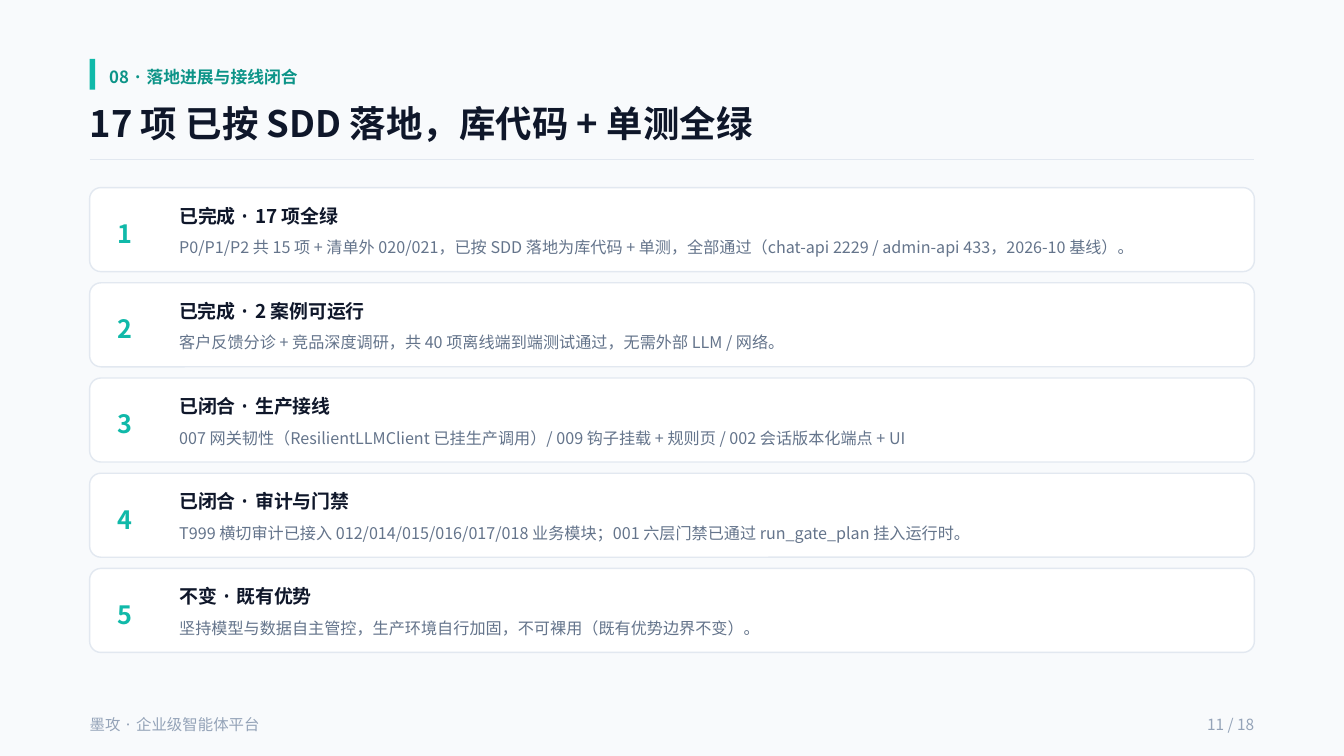
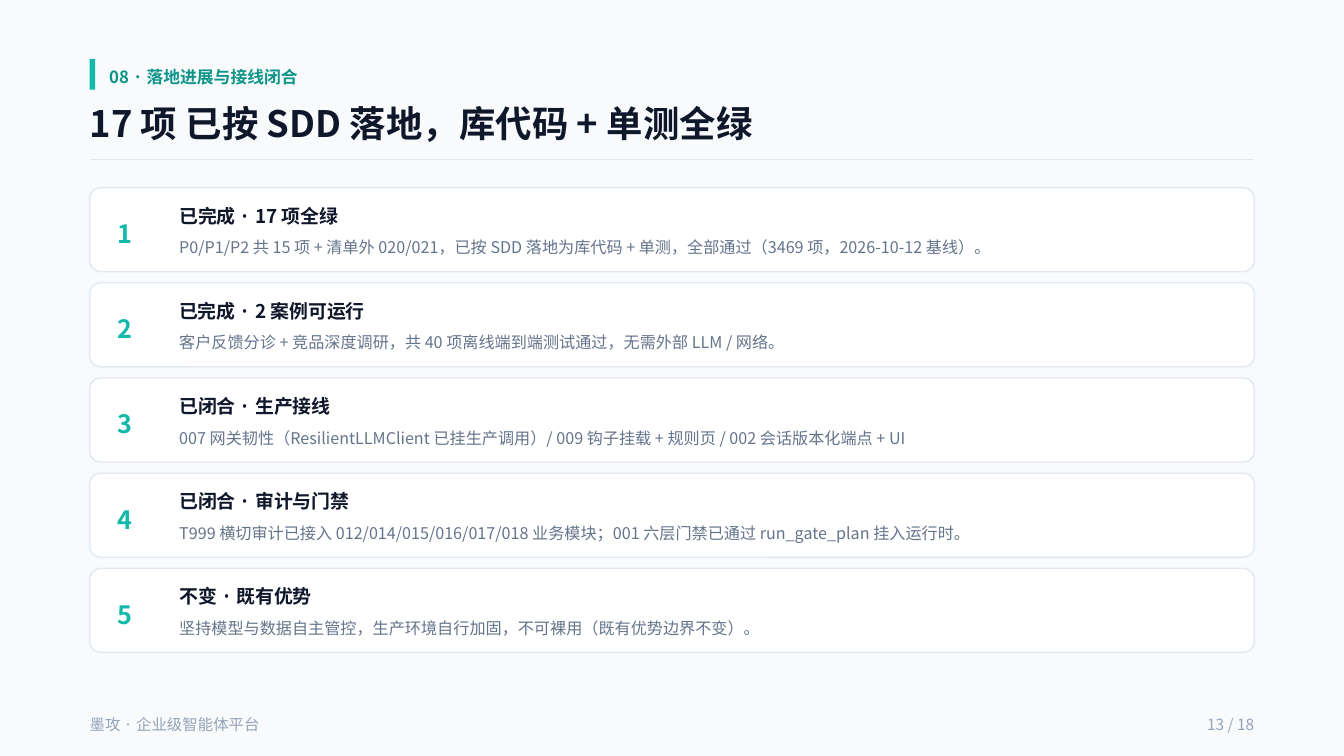
Before and after one commit to cooper2006/mogo, a slide deck: slide 13 of docs/intro-v4.pptx. Drawn at 1344x756 pixels with LibreOffice and Linux fonts; fonts in the diff are those of the drawing. Boxes give left, top, right and bottom in pixels: in the first picture for what was removed or moved away, otherwise in the second. Text is boxed around its words. In the diff, an @@ line names an element or a change of style, - is before the commit and + after.

Commit message:
docs: 按最近提交刷新 README 与 intro-v4.pptx
## 依据
v0.2.1 已发布、022–026 质量加固特性（26 specs / tasks 852 项）、ARM 回归
3469 项 0 失败（chat-api 2583 / admin-api 863 / document-parser 23）、TLS 默认。

## README（中英同步）
修正服务数口径——这是本轮查出的实质错误，三处文档三个数都不一样（英文 13、
中文「多服务」、PPT 12）。实际口径：compose 有 16 个服务定义，但
`dsh-runtime-host` 带 `profiles: [single-host]`（默认不部署）、`bootstrap` 是
一次性引导且已退出 → **默认运行 14 个服务**（`docker ps` 实测 14 个容器）。
现统一改为 14。

## intro-v4.pptx（18 页 / 29 处）
- 封面 `2026-10 ·` → `2026-10-13 · v0.2.1 已发布`
- 第 4/5 页 「一键 12 服务」→ 14 服务
- 第 6 页 `specs / 21 个特性（17 份 tasks.md / 354 项）` → 26 / 26 / 852
- 第 7 页 Spec 清单：标题与三项计数同步改；「003–006 不补 tasks.md」改为
  「已于 2026-10-11 补齐（141 项）」；落地审计框补 022–026（覆盖 QF 审计
  283 项 P0/P1）
- 第 13 页测试基线 `2229/433` → 3469 项（2026-10-12 回归）
- **全 18 页页码重编**：原有 15 页页码与物理顺序不符（第 3 页印 16/18、
  第 7 页印 12/18、第 14 页印 17/18……），按真实序号重排

## 方法与验证
zipfile 直接改 `ppt/slides/slideN.xml` 的 `<a:t>` 节点，按完整字符串逐条匹配
（先 XML 转义再匹配）以避免 run 切分漏改；非 slide 条目原样字节拷贝。
29 处替换零未命中；`testzip()` 校验压缩包完好（135 条目）；18 页页码全部等于
物理序号；10 项新内容逐一命中；旧值（12 服务 / 21 个特性 / 354 项 / 2229 /
不补 tasks.md）零残留。原文件备份在 /tmp/intro-v4.backup.pptx。

```diff
--- a/docs/intro-v4.pptx
+++ b/docs/intro-v4.pptx
@@ text at <box>179,239,990,256</box>: text changed @@
-P0/P1/P2 共 15 项 + 清单外 020/021，已按 SDD 落地为库代码 + 单测，全部通过（chat-api 2229 / admin-api 433，2026-10 基线）。
+P0/P1/P2 共 15 项 + 清单外 020/021，已按 SDD 落地为库代码 + 单测，全部通过（3469 项，2026-10-12 基线）。
@@ text at <box>1207,718,1254,730</box>: text changed @@
-11 / 18
+13 / 18
```
Also in this commit, not shown: 15 other slides changed, 2 other files.
